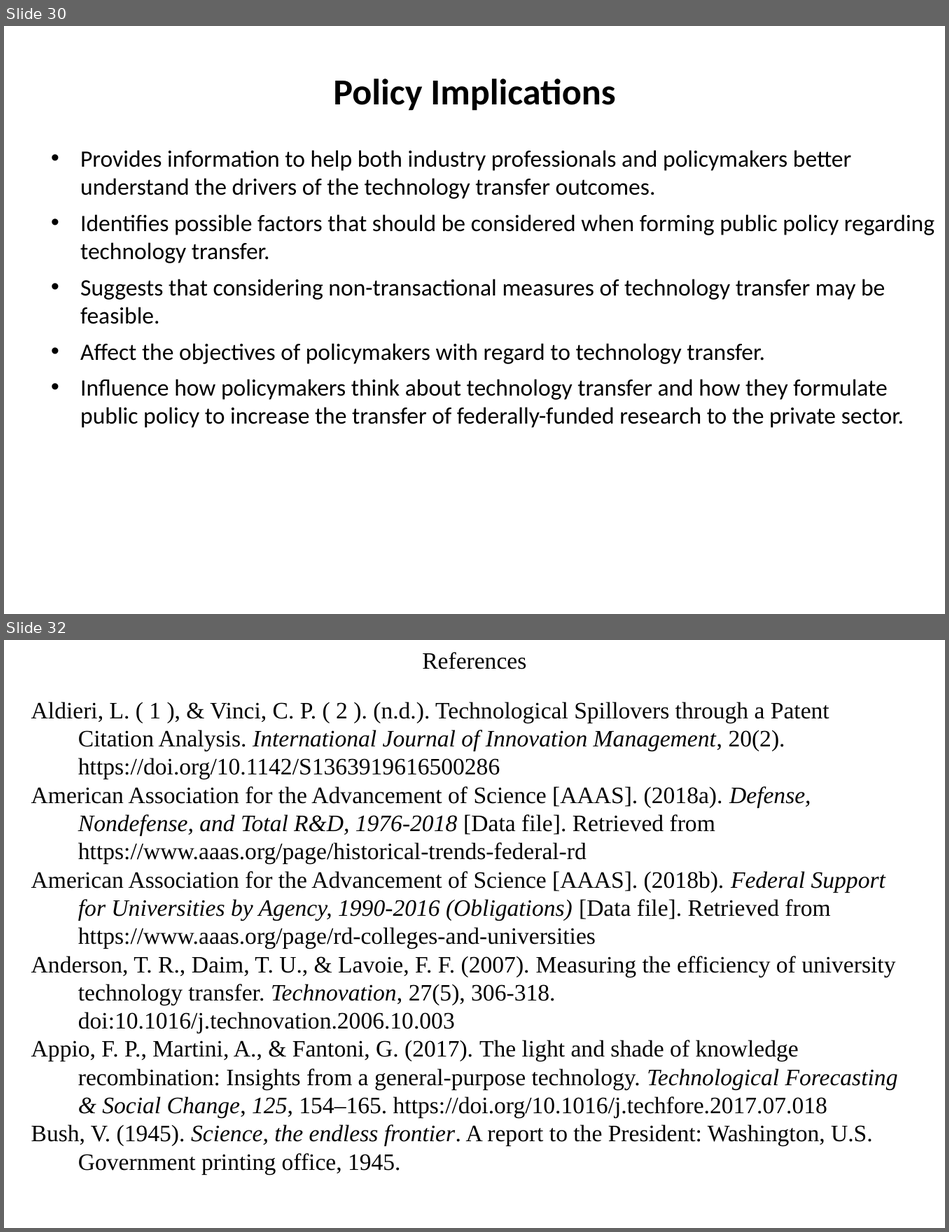
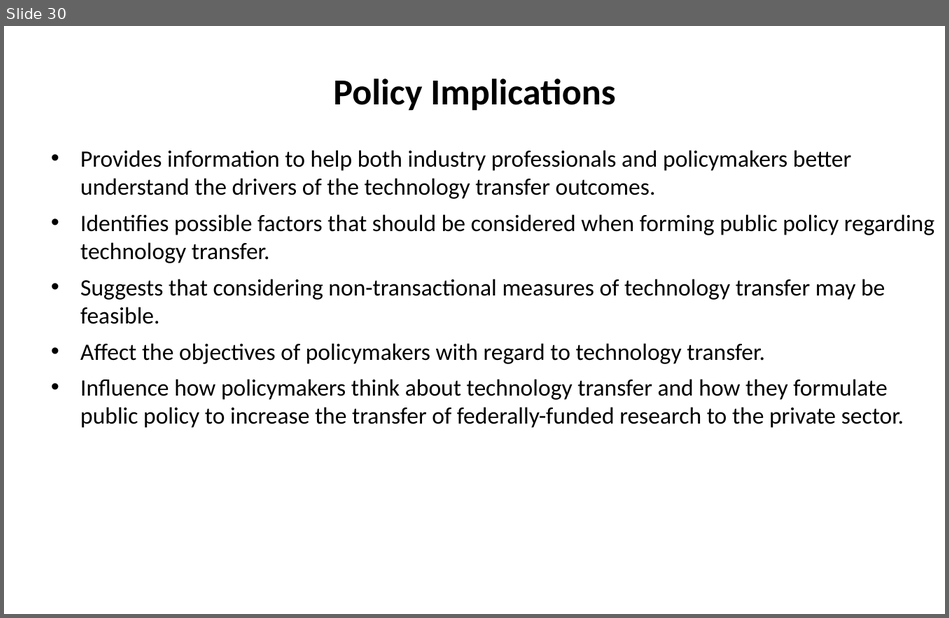
Before and after one commit to SLU-Courses-Townes/SOC5600, a slide deck: FinalProject/Presentation/Townes_SOC5600_FinalProject_Presentation.pptx. Shown one above the other, each under a label of ours: slides 30 and 32 before the commit, slide 30 after it; the slides between them are not shown. The pictures are 949x1232 and 949x618 pixels, drawn with LibreOffice and Linux fonts; fonts in the diff are those of the drawing. Boxes give left, top, right and bottom in pixels: in the first picture for what was removed or moved away, otherwise in the second. Text is boxed around its words. In the diff, an @@ line names an element or a change of style, - is before the commit and + after.

```diff
--- a/FinalProject/Presentation/Townes_SOC5600_FinalProject_Presentation.pptx
+++ b/FinalProject/Presentation/Townes_SOC5600_FinalProject_Presentation.pptx
@@ slide 32 removed at bbox=[4, 640, 945, 1228], background #FFFFFF @@
@@ text removed at bbox=[422, 652, 526, 669] @@
-References
@@ text removed at bbox=[31, 702, 898, 1174] @@
-Aldieri, L. ( 1 ), & Vinci, C. P. ( 2 ). (n.d.). Technological Spillovers through a Patent Citation Analysis. International Journal of Innovation Management, 20(2). https://doi.org/10.1142/S1363919616500286
-American Association for the Advancement of Science [AAAS]. (2018a). Defense, Nondefense, and Total R&D, 1976-2018 [Data file]. Retrieved from https://www.aaas.org/page/historical-trends-federal-rd
-American Association for the Advancement of Science [AAAS]. (2018b). Federal Support for Universities by Agency, 1990-2016 (Obligations) [Data file]. Retrieved from https://www.aaas.org/page/rd-colleges-and-universities
-Anderson, T. R., Daim, T. U., & Lavoie, F. F. (2007). Measuring the efficiency of university technology transfer. Technovation, 27(5), 306-318. doi:10.1016/j.technovation.2006.10.003
-Appio, F. P., Martini, A., & Fantoni, G. (2017). The light and shade of knowledge recombination: Insights from a general-purpose technology. Technological Forecasting & Social Change, 125, 154–165. https://doi.org/10.1016/j.techfore.2017.07.018
-Bush, V. (1945). Science, the endless frontier. A report to the President: Washington, U.S. Government printing office, 1945.
```
Also in this commit, not shown: 4 slides changed, 5 slides added, 7 other slides removed.
